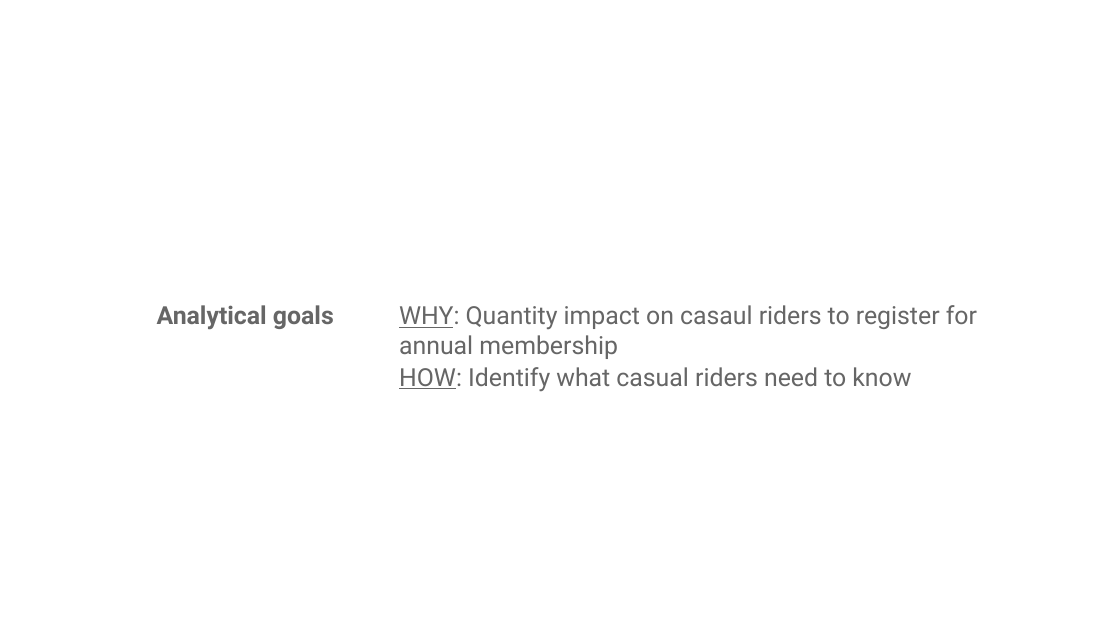
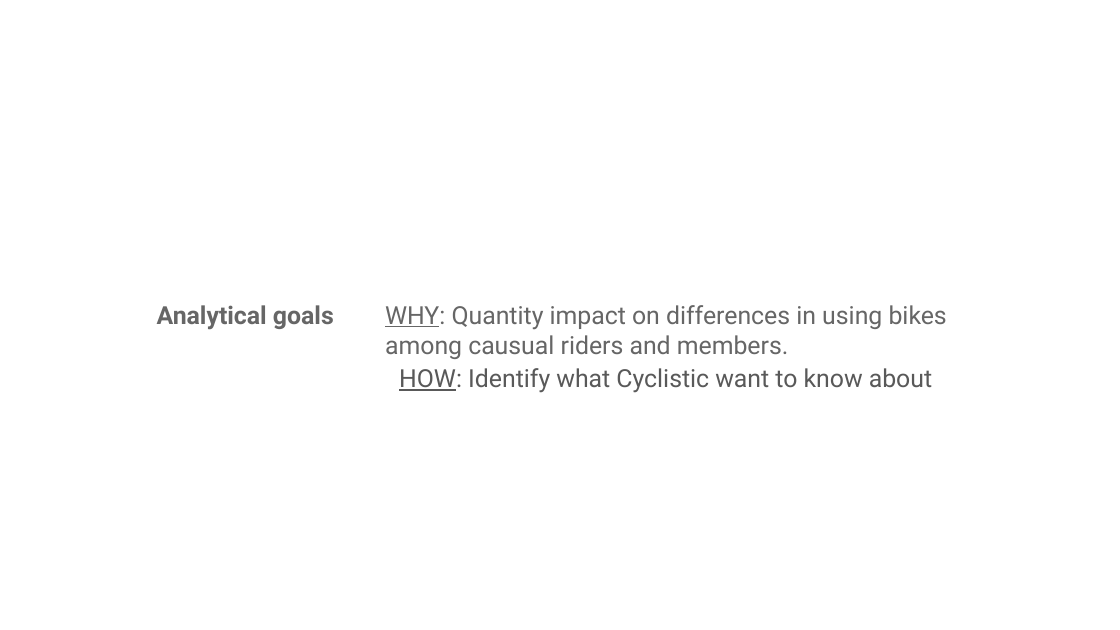
Before and after one commit to touhu11/capstone, a slide deck: slide 4 of cyclistic_presentation.pptx (slide 3 before the commit). Drawn at 1120x630 pixels with LibreOffice and Linux fonts; fonts in the diff are those of the drawing. Boxes give left, top, right and bottom in pixels: in the first picture for what was removed or moved away, otherwise in the second. Text is boxed around its words. In the diff, an @@ line names an element or a change of style, - is before the commit and + after.

Commit message:
changes

```diff
--- a/cyclistic_presentation.pptx
+++ b/cyclistic_presentation.pptx
@@ text at (x1=385, y1=305, x2=947, y2=359): text changed @@
-WHY: Quantity impact on casaul riders to register for annual membership
+WHY: Quantity impact on differences in using bikes among causual riders and members.
@@ text at (x1=399, y1=368, x2=932, y2=393): text changed; text colour #666666 to #595959 @@
-HOW: Identify what casual riders need to know
+HOW: Identify what Cyclistic want to know about
```
Also in this commit, not shown: 1 other slide changed.
